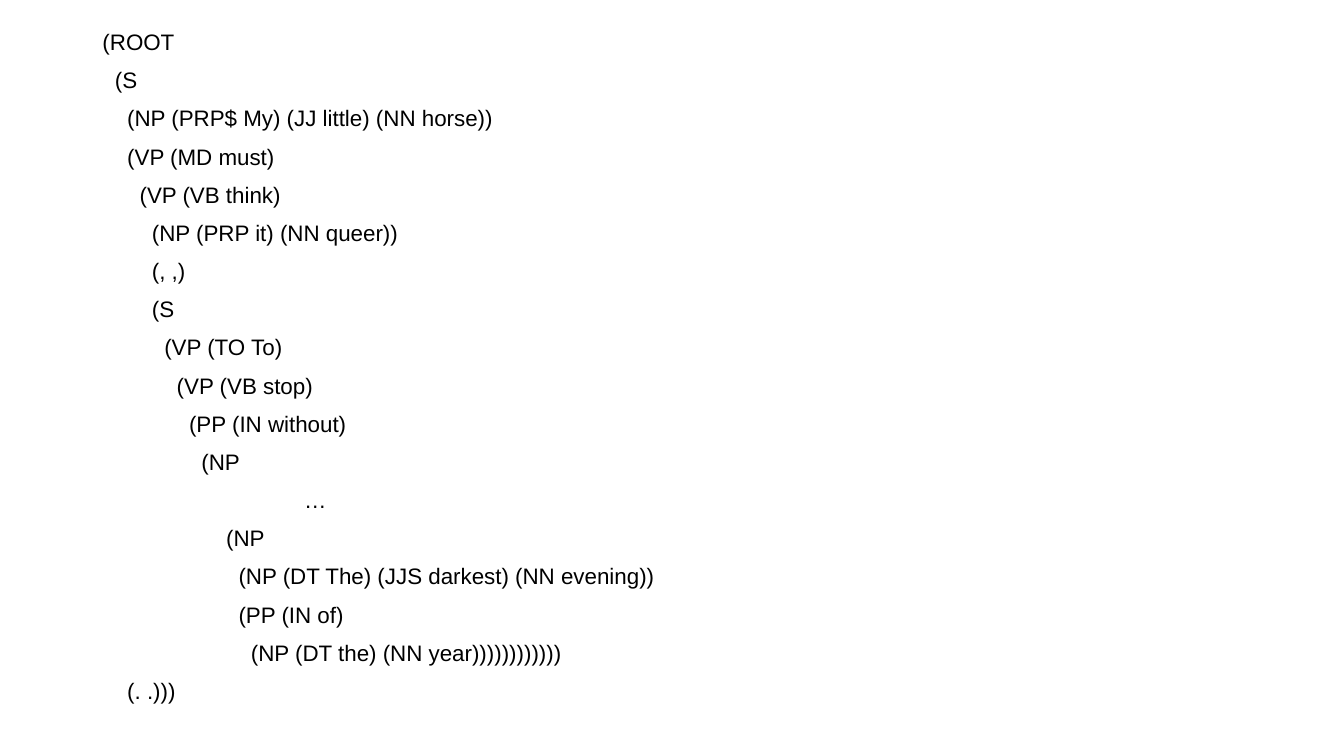
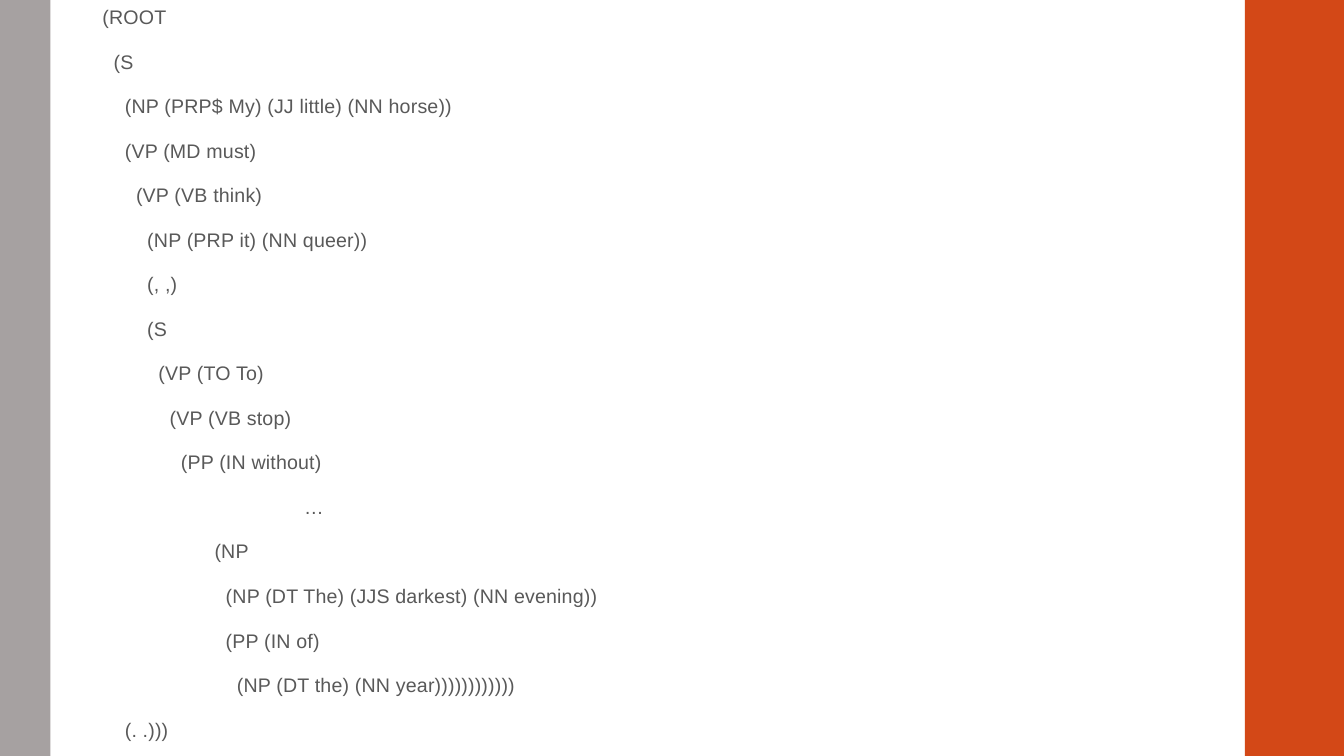
Before and after one commit to alexnodejs/onto-diploma, a slide deck: slide 6 of presentation/Moiseyenko_presentation.pptx. Drawn at 1344x756 pixels with LibreOffice and Linux fonts; fonts in the diff are those of the drawing. Boxes give left, top, right and bottom in pixels: in the first picture for what was removed or moved away, otherwise in the second. Text is boxed around its words. In the diff, an @@ line names an element or a change of style, - is before the commit and + after.

```diff
--- a/presentation/Moiseyenko_presentation.pptx
+++ b/presentation/Moiseyenko_presentation.pptx
@@ rectangle added at <box>0,0,50,756</box>, fill #A6A1A1 @@
@@ text "(ROOT": place and size @@
-text "(ROOT" at <box>102,33,654,666</box>
+text "(ROOT" at <box>102,10,597,696</box>
@@ text "(ROOT" at <box>102,10,597,696</box>: size 16 to 14 pt, text colour #000000 to #595959, letter spacing 0 to 0.1 pt; line spacing 0.9 to 1; more space between paragraphs @@
@@ rectangle added at <box>1245,0,1344,756</box>, fill #D34817 @@
@@ text at <box>201,453,239,475</box>: paragraph removed @@
-(NP
```
Also in this commit, not shown: 19 other slides changed, 1 slide added, 1 slide removed.
